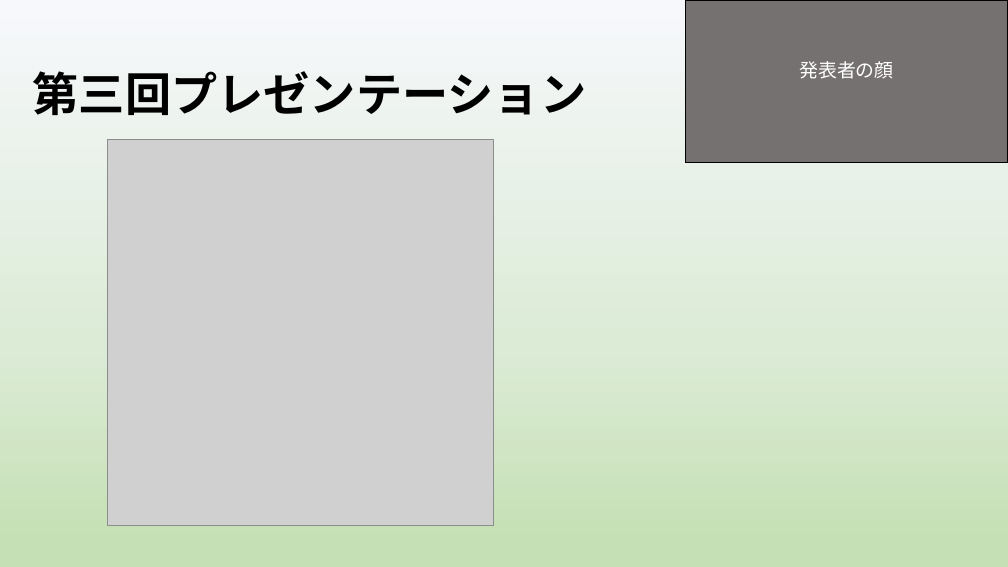
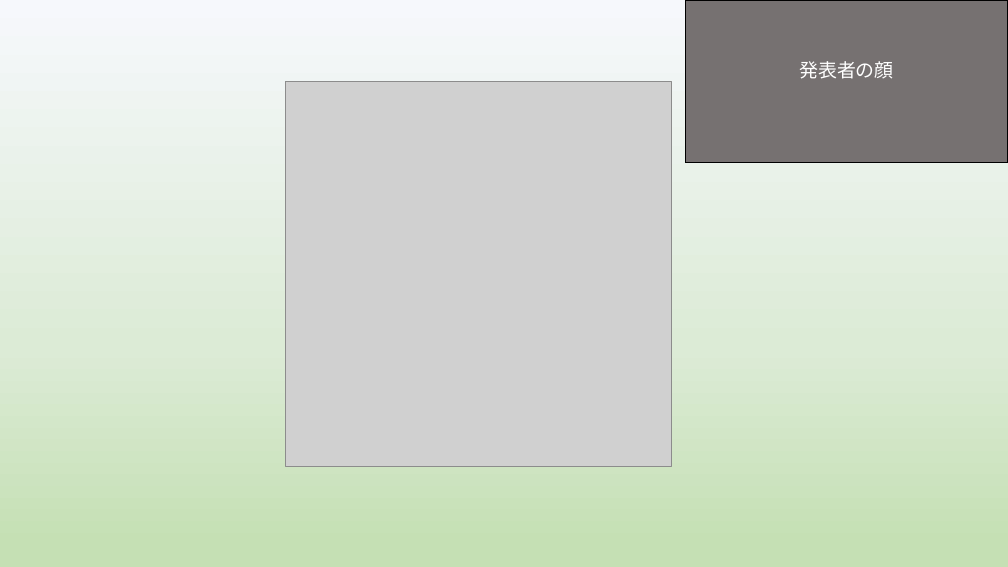
Before and after one commit to yoshitake266/bitComposer_prj, a slide deck: slide 1 of presentation/graduation/bit Composer3 .pptx. Drawn at 1008x567 pixels with LibreOffice and Linux fonts; fonts in the diff are those of the drawing; grey boxes stand for pictures. Boxes give left, top, right and bottom in pixels: in the first picture for what was removed or moved away, otherwise in the second. Text is boxed around its words. In the diff, an @@ line names an element or a change of style, - is before the commit and + after.

```diff
--- a/presentation/graduation/bit Composer3 .pptx
+++ b/presentation/graduation/bit Composer3 .pptx
@@ title removed at [33, 71, 586, 115] @@
-第三回プレゼンテーション
@@ picture: place and size @@
-picture at [108, 140, 494, 526]
+picture at [286, 82, 671, 467]
```
Also in this commit, not shown: 3 other slides changed, 1 slide added, 2 slides removed, 2 other files.
